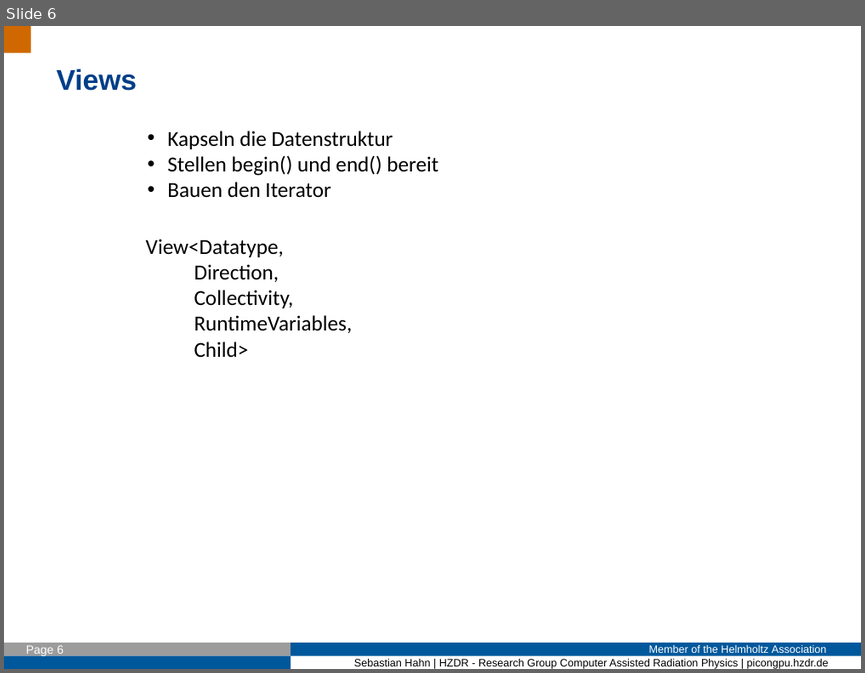
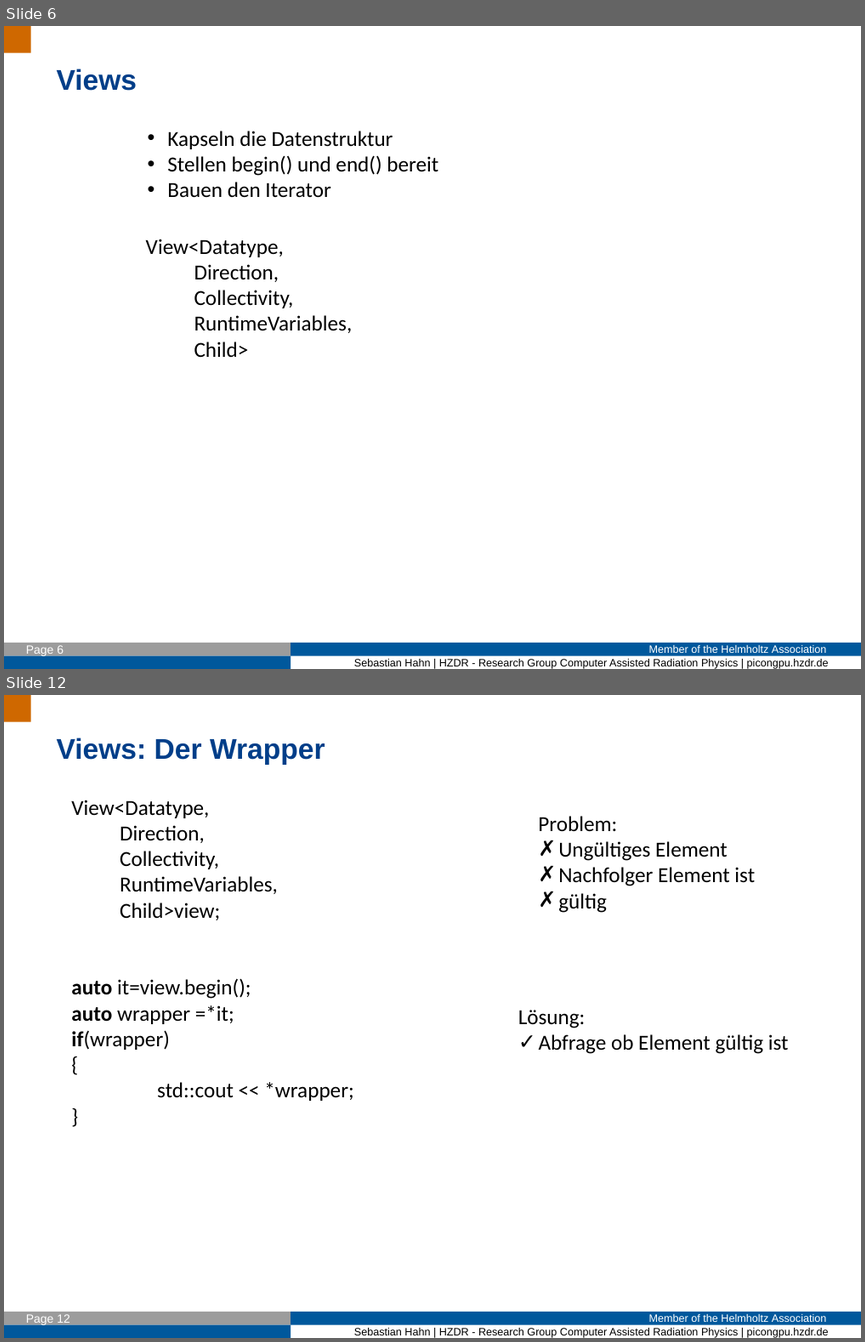
Before and after one commit to Fettpet/DeepIterator, a slide deck: Presi/2017_01_16_Intro.odp. Shown one above the other, each under a label of ours: slide 6 before the commit, slides 6 and 12 after it; the slides between them are not shown. The pictures are 865x673 and 865x1342 pixels, drawn with LibreOffice and Linux fonts; fonts in the diff are those of the drawing; background and template pictures are left out. Boxes give left, top, right and bottom in pixels: in the first picture for what was removed or moved away, otherwise in the second. Text is boxed around its words. In the diff, an @@ line names an element or a change of style, - is before the commit and + after.

```diff
--- a/Presi/2017_01_16_Intro.odp
+++ b/Presi/2017_01_16_Intro.odp
@@ slide 12 added at bbox=[4, 695, 861, 1338], background #FFFFFF; not listed: 7 template elements that a slide beside it also shows @@
@@ text added at bbox=[57, 737, 325, 765], 24 pt, text #003E89, bold @@
+Views: Der Wrapper
@@ text added at bbox=[71, 800, 353, 1100], 18 pt, text #000000 @@
+View<Datatype,
+Direction,
+Collectivity,
+RuntimeVariables,
+Child>view;
+auto it=view.begin();
+auto wrapper =*it;
+if(wrapper)
+{
+std::cout << *wrapper;
+}
@@ text added at bbox=[538, 816, 755, 913], 18 pt, text #000000 @@
+Problem:
+✗ Ungültiges Element
+✗ Nachfolger Element ist
+✗ gültig
@@ text added at bbox=[518, 1009, 789, 1054], 18 pt, text #000000 @@
+Lösung:
+✓ Abfrage ob Element gültig ist
```
Also in this commit, not shown: 6 slides changed, 3 other slides added.
